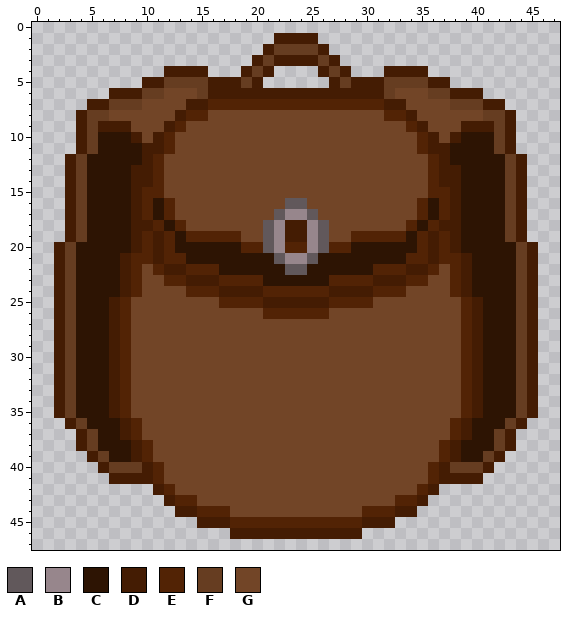
One commit to this pixel-art sprite: Assets/Texturas/Interface/0002.png. Above is the file before it was changed.
The file is 192x192 pixels, drawn in blocks of 4x4; one block is one cell here. Colours within 5 levels of each other are drawn and written as one.
Palette (. is transparent): A #61585b  B #97868c  C #2d1403  D #441c03  E #522305  F #663d21  G #724527
Pixels before, first column x 2:
 1 ....................DDDD....................
 2 ...................DFFFFD...................
 3 ..................DFDDDDFD..................
 4 ..........DDDD...DFD....DFD...DDDD..........
 5 ........DDFFFFDDDFD......DFDDDFFFFDD........
 6 .....DDDFFGGGFDDDDDDDDDDDDDDDDFGGGFFDDD.....
 7 ...DDFFFGGGGDDEEEEEEEEEEEEEEEEDDGGGGFFFDD...
 8 ..DFFGGGGGGDEEGGGGGGGGGGGGGGGGEEDGGGGGGFFD..
 9 ..DFDDDGGGDEGGGGGGGGGGGGGGGGGGGGEDGGGDDDFD..
10 ..DFCCCDGDEGGGGGGGGGGGGGGGGGGGGGGEDGDCCCFD..
11 ..DFCCCCDDEGGGGGGGGGGGGGGGGGGGGGGEDDCCCCFD..
12 .DFCCCCCDEGGGGGGGGGGGGGGGGGGGGGGGGEDCCCCCFD.
13 .DFCCCCDDEGGGGGGGGGGGGGGGGGGGGGGGGEDDCCCCFD.
14 .DFCCCCDDEGGGGGGGGGGGGGGGGGGGGGGGGEDDCCCCFD.
15 .DFCCCCDEEGGGGGGGGGGGGGGGGGGGGGGGGEEDCCCCFD.
16 .DFCCCCDECEGGGGGGGGGGAAGGGGGGGGGGECEDCCCCFD.
17 .DFCCCCDECEGGGGGGGGGABBAGGGGGGGGGECEDCCCCFD.
18 .DFCCCCDDECEGGGGGGGABDDBAGGGGGGGECEDDCCCCFD.
19 .DFCCCCDEDECEEEEEGGABDDBAGGEEEEECEDEDCCCCFD.
20 DFCCCCCDEDECCCCCCEEABEEBAEECCCCCCEDEDCCCCCFD
21 DFCCCCDEEDEECCCCCCCCABBACCCCCCCCEEDEEDCCCCFD
22 DFCCCCDEGEDDEEECCCCCCAACCCCCCEEEDDEGEDCCCCFD
23 DFCCCCDEGGEEDDDEEEECCCCCCEEEEDDDEEGGEDCCCCFD
24 DFCCCCDEGGGGEEEDDDDEEEEEEDDDDEEEGGGGEDCCCCFD
25 DFCCCDEGGGGGGGGEEEEDDDDDDEEEEGGGGGGGGEDCCCFD
26 DFCCCDEGGGGGGGGGGGGEEEEEEGGGGGGGGGGGGEDCCCFD
27 DFCCCDEGGGGGGGGGGGGGGGGGGGGGGGGGGGGGGEDCCCFD
28 DFCCCDEGGGGGGGGGGGGGGGGGGGGGGGGGGGGGGEDCCCFD
29 DFCCCDEGGGGGGGGGGGGGGGGGGGGGGGGGGGGGGEDCCCFD
30 DFCCCDEGGGGGGGGGGGGGGGGGGGGGGGGGGGGGGEDCCCFD
31 DFCCCDEGGGGGGGGGGGGGGGGGGGGGGGGGGGGGGEDCCCFD
32 DFCCCDEGGGGGGGGGGGGGGGGGGGGGGGGGGGGGGEDCCCFD
33 DFCCCDEGGGGGGGGGGGGGGGGGGGGGGGGGGGGGGEDCCCFD
34 DFCCCDEGGGGGGGGGGGGGGGGGGGGGGGGGGGGGGEDCCCFD
35 DFCCCDEGGGGGGGGGGGGGGGGGGGGGGGGGGGGGGEDCCCFD
36 .DFCCCDEGGGGGGGGGGGGGGGGGGGGGGGGGGGGEDCCCFD.
37 ..DFCCDEGGGGGGGGGGGGGGGGGGGGGGGGGGGGEDCCFD..
38 ..DFCCCDEGGGGGGGGGGGGGGGGGGGGGGGGGGEDCCCFD..
39 ...DFCCDEGGGGGGGGGGGGGGGGGGGGGGGGGGEDCCFD...
40 ....DFFFDEGGGGGGGGGGGGGGGGGGGGGGGGEDFFFD....
41 .....DDDDEGGGGGGGGGGGGGGGGGGGGGGGGEDDDD.....
42 .........DEGGGGGGGGGGGGGGGGGGGGGGED.........
43 ..........DEEGGGGGGGGGGGGGGGGGGEED..........
44 ...........DDEEEGGGGGGGGGGGGEEEDD...........
45 .............DDDEEEEEEEEEEEEDDD.............
46 ................DDDDDDDDDDDD................
New version:
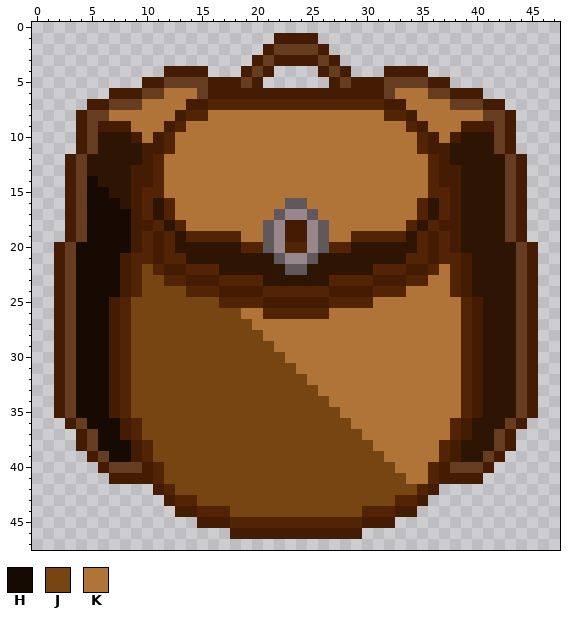
Colours new in this view: H #160a02  J #774512  K #b07438
From old to new:
Changed rows in their new state; - is an unchanged pixel.
first column x 4:
 6 --------KKK------------------KKK-----
 7 ------KKKK--------------------KKKK---
 8 ---KKKKKK---KKKKKKKKKKKKKKKK---KKKKKK
 9 -----KKK--KKKKKKKKKKKKKKKKKKKK--KKK--
10 ------K--KKKKKKKKKKKKKKKKKKKKKK--K---
11 ---------KKKKKKKKKKKKKKKKKKKKKK------
12 --------KKKKKKKKKKKKKKKKKKKKKKKK-----
13 --------KKKKKKKKKKKKKKKKKKKKKKKK-----
14 -H------KKKKKKKKKKKKKKKKKKKKKKKK-----
15 -HH-----KKKKKKKKKKKKKKKKKKKKKKKK-----
16 -HHH-----KKKKKKKKKK--KKKKKKKKKK------
17 -HHHH----KKKKKKKKK----KKKKKKKKK------
18 -HHHH-----KKKKKKK------KKKKKKK-------
19 -HHHH----------KK------KK------------
20 HHHHH--------------------------------
21 HHHH---------------------------------
22 HHHH--J--------------------------K---
23 HHHH--JJ------------------------KK---
24 HHHH--JJJJ--------------------KKKK---
25 HHH--JJJJJJJJ--------------KKKKKKKK--
26 HHH--JJJJJJJJJJKK------KKKKKKKKKKKK--
27 HHH--JJJJJJJJJJJKKKKKKKKKKKKKKKKKKK--
28 HHH--JJJJJJJJJJJJKKKKKKKKKKKKKKKKKK--
29 HHH--JJJJJJJJJJJJJKKKKKKKKKKKKKKKKK--
30 HHH--JJJJJJJJJJJJJJKKKKKKKKKKKKKKKK--
31 HHH--JJJJJJJJJJJJJJJKKKKKKKKKKKKKKK--
32 HHH--JJJJJJJJJJJJJJJJKKKKKKKKKKKKKK--
33 HHH--JJJJJJJJJJJJJJJJJKKKKKKKKKKKKK--
34 HHH--JJJJJJJJJJJJJJJJJJKKKKKKKKKKKK--
35 HHH--JJJJJJJJJJJJJJJJJJJKKKKKKKKKKK--
36 -HHH--JJJJJJJJJJJJJJJJJJJKKKKKKKKK---
37 --HH--JJJJJJJJJJJJJJJJJJJJKKKKKKKK---
38 --HHH--JJJJJJJJJJJJJJJJJJJJKKKKKK----
39 ---HH--JJJJJJJJJJJJJJJJJJJJJKKKKK----
40 --------JJJJJJJJJJJJJJJJJJJJJKKK-----
41 --------JJJJJJJJJJJJJJJJJJJJJJKK-----
42 ---------JJJJJJJJJJJJJJJJJJJJJJ------
43 -----------JJJJJJJJJJJJJJJJJJ--------
44 --------------JJJJJJJJJJJJ-----------
Changed places in both pictures, as pixel boxes (x1, y1, x2, y2):
changed: (76, 88, 483, 517)
